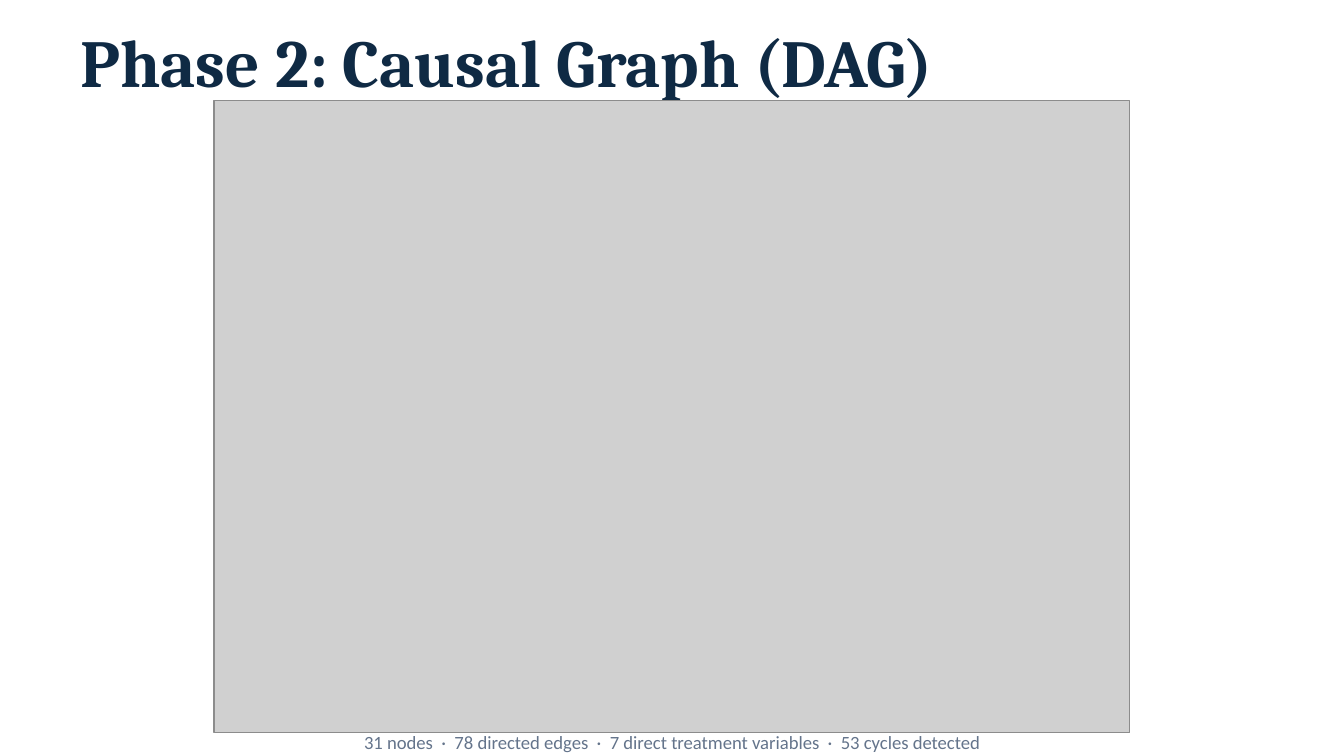
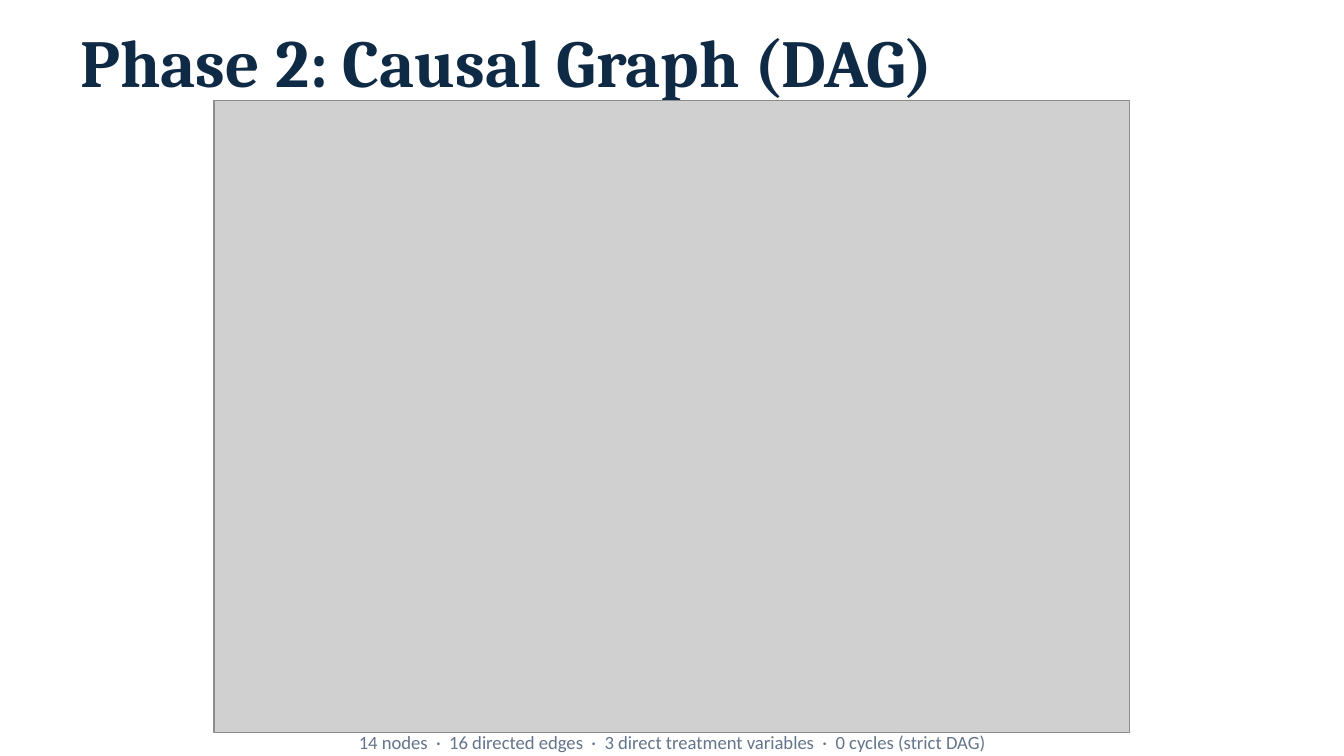
Before and after one commit to EllaN12/Causal_inference-Case_study, a slide deck: slide 7 of Causal_Inference_Case_Study.pptx. Drawn at 1344x756 pixels with LibreOffice and Linux fonts; fonts in the diff are those of the drawing; grey boxes stand for pictures. Boxes give left, top, right and bottom in pixels: in the first picture for what was removed or moved away, otherwise in the second. Text is boxed around its words. In the diff, an @@ line names an element or a change of style, - is before the commit and + after.

```diff
--- a/Causal_Inference_Case_Study.pptx
+++ b/Causal_Inference_Case_Study.pptx
@@ text at [359,735,985,752]: text changed @@
-31 nodes · 78 directed edges · 7 direct treatment variables · 53 cycles detected
+14 nodes · 16 directed edges · 3 direct treatment variables · 0 cycles (strict DAG)
```
Also in this commit, not shown: 7 other slides changed, 16 other files.
